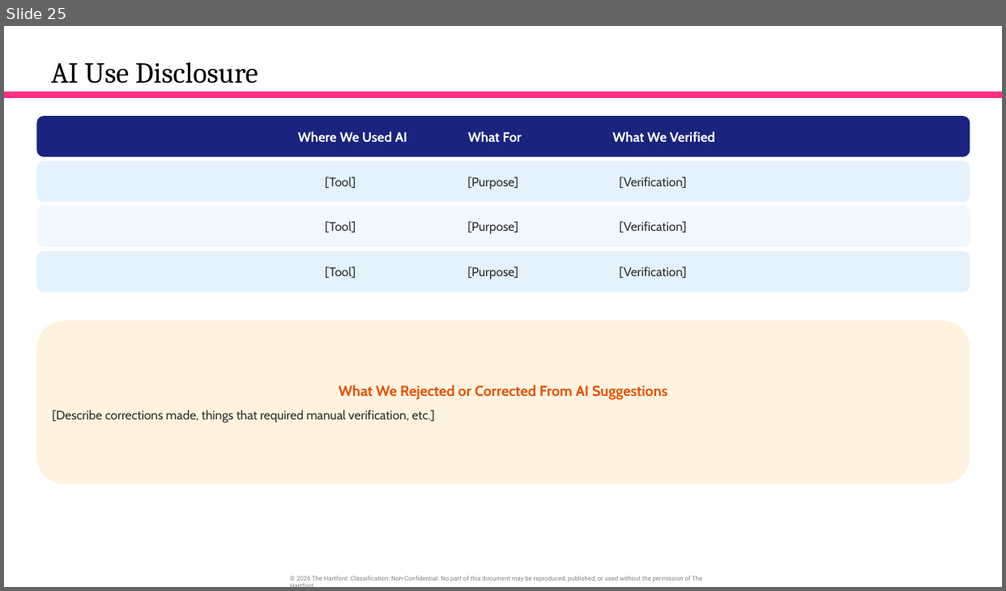
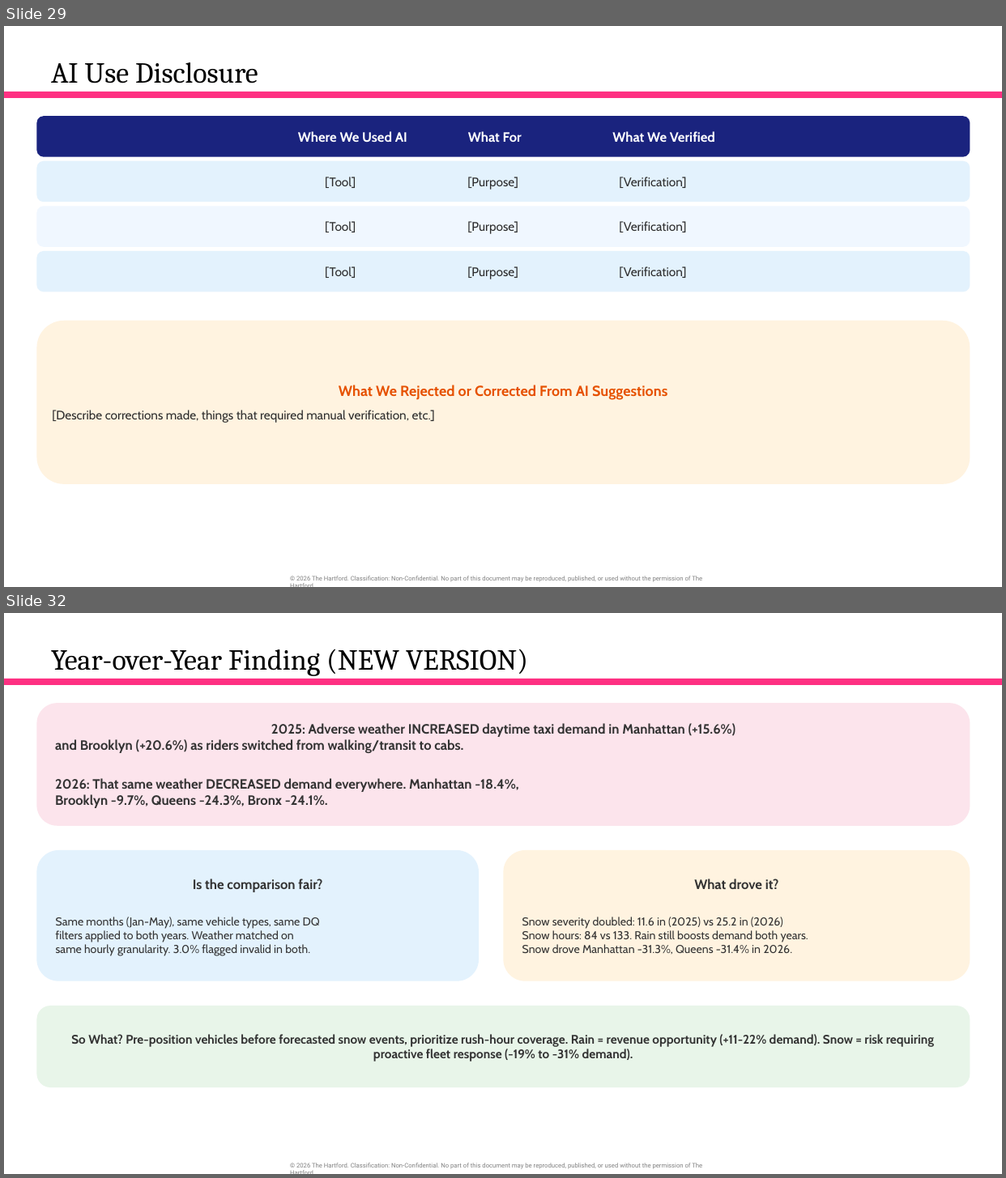
Before and after one commit to orlandojmarin/nyc-taxi-capstone, a slide deck: docs/Capstone_Presentation.pptx. Shown one above the other, each under a label of ours: slide 25 before the commit, slides 29 and 32 after it; the slides between them are not shown. The pictures are 1006x591 and 1006x1178 pixels, drawn with LibreOffice and Linux fonts; fonts in the diff are those of the drawing. Boxes give left, top, right and bottom in pixels: in the first picture for what was removed or moved away, otherwise in the second. Text is boxed around its words. In the diff, an @@ line names an element or a change of style, - is before the commit and + after.

```diff
--- a/docs/Capstone_Presentation.pptx
+++ b/docs/Capstone_Presentation.pptx
@@ slide 32 added at <box>4,613,1002,1174</box>, background #FFFFFF; not listed: 1 template element that a slide beside it also shows @@
@@ title added at <box>51,649,528,676</box>, 28 pt, text #000000 @@
+Year-over-Year Finding (NEW VERSION)
@@ rectangle added at <box>4,678,1002,685</box>, fill #FE3082 @@
@@ rounded rectangle added at <box>37,703,970,825</box>, fill #FCE4EC, 13 pt, text #333333, bold @@
+2025: Adverse weather INCREASED daytime taxi demand in Manhattan (+15.6%)
+and Brooklyn (+20.6%) as riders switched from walking/transit to cabs.
+2026: That same weather DECREASED demand everywhere. Manhattan -18.4%,
+Brooklyn -9.7%, Queens -24.3%, Bronx -24.1%.
@@ rounded rectangle added at <box>37,850,479,982</box>, fill #E3F2FD, 11 pt, text #333333 @@
+Is the comparison fair?
+Same months (Jan-May), same vehicle types, same DQ
+filters applied to both years. Weather matched on
+same hourly granularity. 3.0% flagged invalid in both.
@@ rounded rectangle added at <box>503,850,970,982</box>, fill #FFF3E0, 11 pt, text #333333 @@
+What drove it?
+Snow severity doubled: 11.6 in (2025) vs 25.2 in (2026)
+Snow hours: 84 vs 133. Rain still boosts demand both years.
+Snow drove Manhattan -31.3%, Queens -31.4% in 2026.
@@ rounded rectangle added at <box>37,1006,970,1088</box>, fill #E8F5E9, 12 pt, text #333333, bold @@
+So What? Pre-position vehicles before forecasted snow events, prioritize rush-hour coverage. Rain = revenue opportunity (+11-22% demand). Snow = risk requiring proactive fleet response (-19% to -31% demand).
@@ what was slide 25 is now slide 29 @@
```
Also in this commit, not shown: 3 slides changed, 9 other slides added, 1 slide removed, 1 other file.
